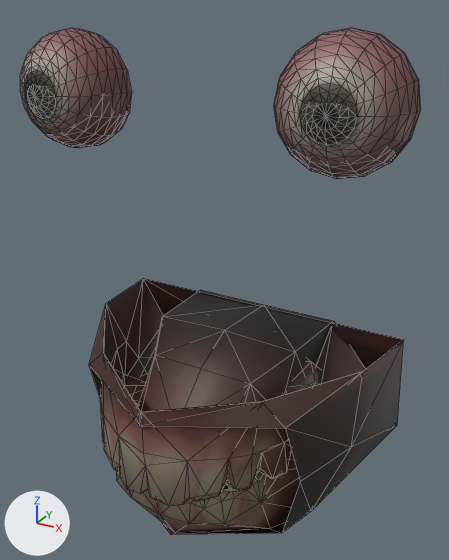
An edit to the Blender file Tools/base-scene.blend, drawn before and after from the same camera.
One viewpoint serves both versions: a camera (50 mm lens) standing at (0.058, -0.2406, 1.7134) and looking at (0.003, -0.1408, 1.6635). Every picture has the same lights, and +X, +Y and +Z are marked at lower left. Mesh edges are drawn as thin lines.

Before the edit, the objects in view are built like this:
```python
me_eyel_002 = bpy.data.meshes.new('eyeL.002')
me_eyel_002.from_pydata(...)  # 193 vertices, 368 faces; spans x 0.0153..0.0378, y 1.688..1.7105, z 0.1399..0.1555
me_eyel_002.polygons.foreach_set('use_smooth', [True] * 368)
me_eyel_002.materials.append(mat_material_001)  # picture img_eye_tex
me_eyer_002 = bpy.data.meshes.new('eyeR.002')
me_eyer_002.from_pydata(...)  # 193 vertices, 368 faces; spans x -0.0389..-0.0166, y 1.6874..1.7098, z 0.1394..0.1549
me_eyer_002.polygons.foreach_set('use_smooth', [True] * 368)
me_eyer_002.materials.append(mat_material_001)  # picture img_eye_tex
me_mouth_002 = bpy.data.meshes.new('mouth.002')
me_mouth_002.from_pydata(...)  # 325 vertices, 530 faces; spans x -0.032..0.0362, y 1.6136..1.651, z 0.1172..0.1696
me_mouth_002.polygons.foreach_set('use_smooth', [True] * 530)
me_mouth_002.materials.append(mat_material_002)  # picture img_mouth_tex
ob_eyel = bpy.data.objects.new('eyeL', me_eyel_002)
ob_eyel.location = (0.0, 0.0, 0.0)
ob_eyel.rotation_euler = (1.571, 0.0, 0.0)  # degrees (90, 0, 0)
ob_eyer = bpy.data.objects.new('eyeR', me_eyer_002)
ob_eyer.location = (0.0, 0.0, 0.0)
ob_eyer.rotation_euler = (1.571, 0.0, 0.0)  # degrees (90, 0, 0)
ob_mouth = bpy.data.objects.new('mouth', me_mouth_002)
ob_mouth.location = (0.0, 0.0, 0.0)
ob_mouth.rotation_euler = (1.571, 0.0, 0.0)  # degrees (90, 0, 0)
```
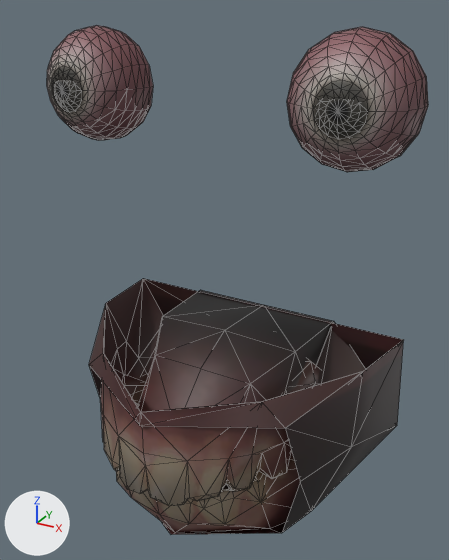
Where the newer file only moved an object's origin or applied its transform, the numbers keep the older frame.

What changed in the scene script:
```text
Change me_eyer_002:
    where me_eyer_002.from_pydata(...)  # 193 vertices, 368 faces; spans x -0.0389..-0.0166, y 1.6874..1.7098, z 0.1394..0.1549
    used by ob_eyer; location = (0.0, 0.0, 0.0); rotation_euler = (1.571, 0.0, 0.0), in degrees (90, 0, 0)
    me_eyer_002 part 1: the whole mesh is moved by (0.0, 0.0002, -0.0072)
Change ob_eyel:
    ob_eyel.location: (0.0, 0.0, 0.0) -> (0.0, 0.0052, 0.0)
```

Pixel boxes (x1, y1, x2, y2) of what changed, in the pictures (449 x 560 px):
'eyeL', moved: before (274, 28, 421, 179); after (287, 27, 428, 172)
'eyeR', mesh moved: before (20, 28, 132, 148); after (47, 26, 153, 140)
